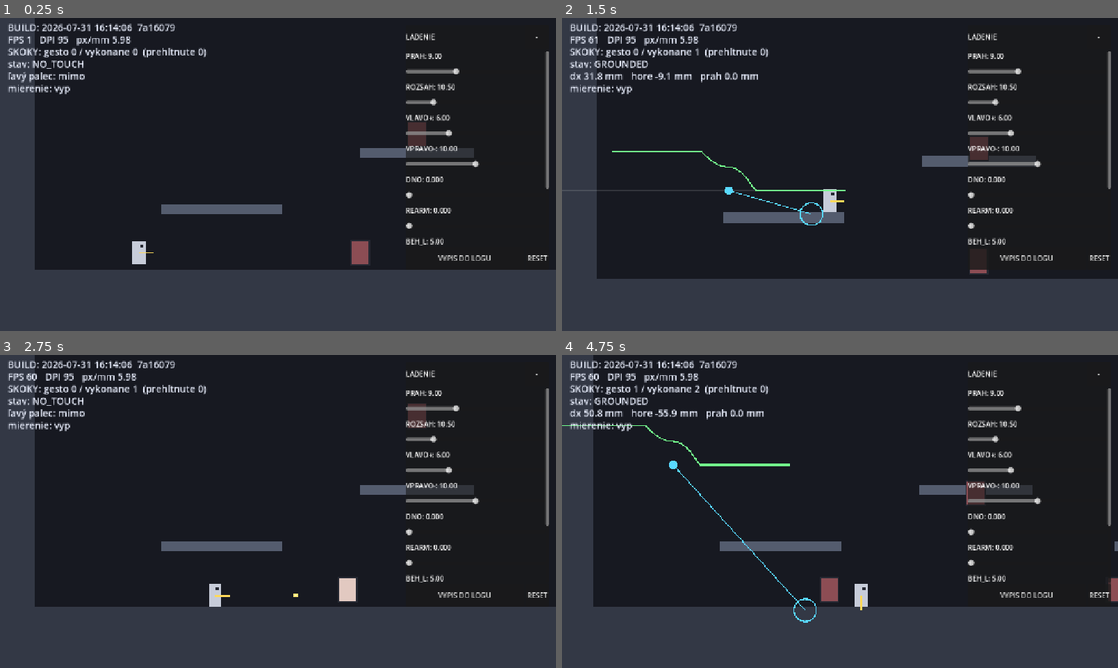
Above: before the commit, frames 1-4 (two rows, left to right).
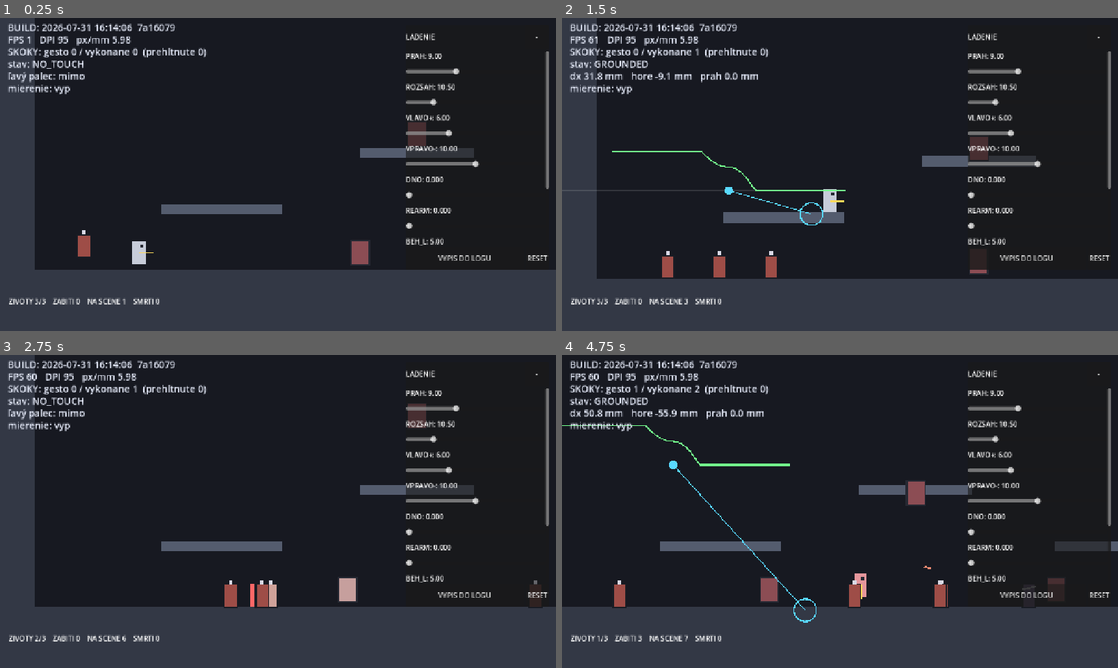
Above: after the commit, the same moments.

Repository: belispav/slavs
Game: Godot game, scene res://scenes/main.tscn
Same seed, same stepped clock (60 frames per second), same inputs: the game is played once before the commit and once after it.
Inputs (mouse positions are in pixels of both pictures, inside the frame that each line leads up to):
- Up to frame 1 (0.25 s): no input
- Up to frame 2 (1.5 s): tap Enter (ui_accept) at 0.5, 0.77 s; move the mouse to (962, 158) at 0.52 s; hold D 0.53-1.25 s; hold Space 0.53-1.25 s; click (962, 158) at 0.67 s; drag from (728, 190) to (979, 262) at 1.27 s
- Up to frame 3 (2.75 s): move the mouse to (333, 442) at 2.02 s; hold A from 2.03 s (still down); hold L from 2.03 s (still down)
- Up to frame 4 (4.75 s): release A at 2.75 s; release L at 2.75 s; drag from (812, 574) to (673, 464) at 2.77 s; move the mouse to (1006, 558) at 3.52 s; hold D 3.53-4.25 s; hold K 3.53-4.25 s; tap Enter (ui_accept) at 3.77 s; drag from (673, 464) to (806, 611) at 4.27 s

The runs differ from the first frame. In frame 1, 0.5% of the frame differs, in the area x 1-29%, y 67-92%; in frame 2, 0.8%; in frame 3, 1.2%; in frame 4, 7.7%, in the area x 0-100%, y 0-92%.

Commit message:
F2a: enemy hordes (rusher + thrower), player health and death, wave spawner, hostile projectiles, HUD

Diff:
--- a/volya/scripts/bullet.gd
+++ b/volya/scripts/bullet.gd
@@ -1,30 +1,38 @@
 extends Area2D
 
-## Pooled bullet — never freed, only shown/hidden (CLAUDE.md rule 5).
+## Pooled projectile - never freed, only shown/hidden (CLAUDE.md rule 5).
+## The same script serves the player and the enemies; only the layers differ.
 
 const RADIUS := 5.0
 
 var dir: Vector2 = Vector2.RIGHT
+var speed: float = 0.0
 var life: float = 0.0
 var active: bool = false
+var hostile: bool = false
 
 
 func _ready() -> void:
 	collision_layer = 0
-	collision_mask = Tuning.LAYER_TARGET
 	var cs := CollisionShape2D.new()
 	var circle := CircleShape2D.new()
 	circle.radius = RADIUS
 	cs.shape = circle
 	add_child(cs)
 	area_entered.connect(_on_area_entered)
+	body_entered.connect(_on_body_entered)
 	despawn()
 
 
-func spawn(pos: Vector2, direction: Vector2) -> void:
+func spawn(pos: Vector2, direction: Vector2, is_hostile: bool = false,
+		shot_speed: float = 0.0) -> void:
 	global_position = pos
 	dir = direction
+	hostile = is_hostile
+	speed = shot_speed if shot_speed > 0.0 else Tuning.BULLET_SPEED
 	life = Tuning.BULLET_LIFETIME
+	# Player shots look for enemies and dummy targets; enemy shots for the player.
+	collision_mask = Tuning.LAYER_PLAYER if hostile else Tuning.LAYER_TARGET
 	active = true
 	show()
 	set_physics_process(true)
@@ -39,20 +47,35 @@
 
 
 func _physics_process(delta: float) -> void:
-	global_position += dir * Tuning.BULLET_SPEED * delta
+	global_position += dir * speed * delta
 	life -= delta
 	if life <= 0.0:
 		despawn()
 
 
 func _on_area_entered(area: Area2D) -> void:
-	if not active:
+	if not active or hostile:
 		return
-	if area.has_method("hit"):
-		area.call("hit")
-	despawn()
+	# The hurtbox may be a child of the thing that actually takes damage.
+	var victim: Node = area
+	if not victim.has_method("hit") and area.get_parent() != null:
+		victim = area.get_parent()
+	if victim.has_method("hit"):
+		victim.call("hit")
+		despawn()
+
+
+func _on_body_entered(body: Node) -> void:
+	if not active or not hostile:
+		return
+	if body.has_method("take_damage"):
+		body.call("take_damage", 1, global_position)
+		despawn()
 
 
 func _draw() -> void:
-	draw_circle(Vector2.ZERO, RADIUS, Color(1.0, 0.90, 0.45))
-	draw_circle(Vector2.ZERO, RADIUS * 0.5, Color(1.0, 1.0, 0.85))
+	if hostile:
+		draw_line(-dir * 9.0, dir * 9.0, Color(0.95, 0.55, 0.45), 4.0)
+	else:
+		draw_circle(Vector2.ZERO, RADIUS, Color(1.0, 0.90, 0.45))
+		draw_circle(Vector2.ZERO, RADIUS * 0.5, Color(1.0, 1.0, 0.85))
--- /dev/null
+++ b/volya/scripts/enemy.gd
@@ -0,0 +1,143 @@
+extends CharacterBody2D
+
+## Pooled enemy. Two behaviours for now (plan 3.5 wants 8 types eventually):
+##   RUSHER  - closes distance and hurts on contact
+##   THROWER - keeps its distance and throws spears
+##
+## Enemies die in 1-3 hits and are generous to the player, per design pillar 1.
+## Defined by ROLE and EQUIPMENT only, never by origin or appearance
+## (CLAUDE.md hard content rule).
+
+signal died(at: Vector2)
+signal throw_requested(from: Vector2, dir: Vector2)
+
+enum Kind { RUSHER, THROWER }
+
+const SIZE := Vector2(30, 52)
+
+var kind: int = Kind.RUSHER
+var hp: int = 2
+var active: bool = false
+var target: Node2D
+
+var _flash: float = 0.0
+var _throw_cd: float = 0.0
+var _hurtbox: Area2D
+
+
+func _ready() -> void:
+	collision_layer = Tuning.LAYER_ENEMY
+	collision_mask = Tuning.LAYER_WORLD
+	floor_snap_length = 8.0
+
+	var cs := CollisionShape2D.new()
+	var rect := RectangleShape2D.new()
+	rect.size = SIZE
+	cs.shape = rect
+	add_child(cs)
+
+	# Bullets look for LAYER_TARGET, so the enemy carries a hurtbox on it.
+	_hurtbox = Area2D.new()
+	_hurtbox.collision_layer = Tuning.LAYER_TARGET
+	_hurtbox.collision_mask = 0
+	_hurtbox.monitoring = false
+	_hurtbox.monitorable = true
+	add_child(_hurtbox)
+	var hs := CollisionShape2D.new()
+	var hrect := RectangleShape2D.new()
+	hrect.size = SIZE * 1.15          # generous hitbox, favours the player
+	hs.shape = hrect
+	_hurtbox.add_child(hs)
+
+	despawn()
+
+
+func spawn(pos: Vector2, new_kind: int, player: Node2D) -> void:
+	global_position = pos
+	kind = new_kind
+	target = player
+	hp = Tuning.RUSHER_HP if kind == Kind.RUSHER else Tuning.THROWER_HP
+	velocity = Vector2.ZERO
+	_flash = 0.0
+	_throw_cd = randf() * Tuning.THROWER_INTERVAL
+	active = true
+	show()
+	set_physics_process(true)
+	set_deferred("monitorable", true)
+	_hurtbox.set_deferred("monitorable", true)
+
+
+func despawn() -> void:
+	active = false
+	hide()
+	set_physics_process(false)
+	if _hurtbox != null:
+		_hurtbox.set_deferred("monitorable", false)
+
+
+## Called by the player's bullets (via the hurtbox).
+func hit() -> void:
+	if not active:
+		return
+	hp -= 1
+	_flash = 1.0
+	if hp <= 0:
+		died.emit(global_position)
+		despawn()
+
+
+func _physics_process(delta: float) -> void:
+	if not is_on_floor():
+		velocity.y = minf(velocity.y + Tuning.ENEMY_GRAVITY * delta, 1800.0)
+	else:
+		velocity.y = 0.0
+
+	if target != null:
+		match kind:
+			Kind.RUSHER:
+				_think_rusher()
+			Kind.THROWER:
+				_think_thrower(delta)
+
+	move_and_slide()
+	if _flash > 0.0:
+		_flash = maxf(_flash - delta * 6.0, 0.0)
+	queue_redraw()
+
+
+func _think_rusher() -> void:
+	var dir: float = signf(target.global_position.x - global_position.x)
+	velocity.x = dir * Tuning.RUSHER_SPEED
+
+
+func _think_thrower(delta: float) -> void:
+	var to_target: Vector2 = target.global_position - global_position
+	var dist: float = absf(to_target.x)
+	var dir: float = signf(to_target.x)
+
+	# hold the preferred range: close in if far, back off if too close
+	if dist > Tuning.THROWER_KEEP_DISTANCE + 60.0:
+		velocity.x = dir * Tuning.THROWER_SPEED
+	elif dist < Tuning.THROWER_KEEP_DISTANCE - 60.0:
+		velocity.x = -dir * Tuning.THROWER_SPEED
+	else:
+		velocity.x = move_toward(velocity.x, 0.0, Tuning.THROWER_SPEED * 4.0 * delta)
+
+	_throw_cd -= delta
+	if _throw_cd <= 0.0 and dist < Tuning.THROWER_RANGE:
+		_throw_cd = Tuning.THROWER_INTERVAL
+		var aim: Vector2 = (target.global_position - global_position).normalized()
+		throw_requested.emit(global_position + aim * 30.0, aim)
+
+
+func _draw() -> void:
+	var base := Color(0.62, 0.30, 0.28) if kind == Kind.RUSHER else Color(0.40, 0.34, 0.52)
+	var col := base.lerp(Color(1.0, 0.96, 0.92), _flash)
+	draw_rect(Rect2(-SIZE * 0.5, SIZE), col)
+	draw_rect(Rect2(-SIZE * 0.5, SIZE), Color(0.10, 0.11, 0.14), false, 3.0)
+	# equipment marker, so the two roles read apart at a glance
+	if kind == Kind.RUSHER:
+		draw_rect(Rect2(Vector2(-4, -SIZE.y * 0.5 - 10), Vector2(8, 10)),
+			Color(0.85, 0.85, 0.9))
+	else:
+		draw_line(Vector2(-16, -14), Vector2(16, -22), Color(0.85, 0.85, 0.9), 4.0)
--- a/volya/scripts/main.gd
+++ b/volya/scripts/main.gd
@@ -9,7 +9,13 @@
 
 var player            # untyped on purpose: the script is attached at runtime
 var bullets: Array = []
+var enemies: Array = []
 var _bullet_next: int = 0
+var _spawn_cd: float = 0.0
+
+var kills: int = 0
+var deaths: int = 0
+var hud: Label
 
 
 func _ready() -> void:
@@ -17,13 +23,17 @@
 	_build_player()
 	_build_targets()
 	_build_bullet_pool()
+	_build_enemy_pool()
+	_build_hud()
 	var overlay_script: GDScript = load("res://scripts/debug_overlay.gd")
 	add_child(overlay_script.new())
 
 
-func _process(_delta: float) -> void:
+func _process(delta: float) -> void:
 	if player.global_position.y > Tuning.RESPAWN_Y:
-		player.respawn()
+		_restart()
+	_spawn_tick(delta)
+	_update_hud()
 
 
 # ---------------------------------------------------------------- level ---
@@ -78,6 +88,7 @@
 	player.spawn_point = player.global_position
 	player.set_camera_limits(LEVEL_LEFT - 80.0, LEVEL_RIGHT + 80.0, -500.0, GROUND_Y + 200.0)
 	player.fire_requested.connect(_on_fire_requested)
+	player.died.connect(_restart)
 
 
 func _build_targets() -> void:
@@ -110,11 +121,100 @@
 		bullets.append(b)
 
 
+func _build_enemy_pool() -> void:
+	var holder := Node2D.new()
+	holder.name = "Enemies"
+	add_child(holder)
+	var enemy_script: GDScript = load("res://scripts/enemy.gd")
+	for i in Tuning.ENEMY_POOL_SIZE:
+		var e = CharacterBody2D.new()
+		e.set_script(enemy_script)
+		holder.add_child(e)
+		e.died.connect(_on_enemy_died)
+		e.throw_requested.connect(_on_enemy_throw)
+		enemies.append(e)
+
+
+func _build_hud() -> void:
+	var layer := CanvasLayer.new()
+	layer.layer = 50
+	add_child(layer)
+	hud = Label.new()
+	hud.position = Vector2(20, 640)
+	layer.add_child(hud)
+
+
+# --------------------------------------------------------------- spawning ---
+
+func _alive_count() -> int:
+	var n: int = 0
+	for e in enemies:
+		if e.active:
+			n += 1
+	return n
+
+
+func _spawn_tick(delta: float) -> void:
+	_spawn_cd -= delta
+	if _spawn_cd > 0.0:
+		return
+	_spawn_cd = Tuning.SPAWN_INTERVAL
+	if _alive_count() >= Tuning.ENEMY_MAX_ALIVE:
+		return
+
+	var free_enemy = null
+	for e in enemies:
+		if not e.active:
+			free_enemy = e
+			break
+	if free_enemy == null:
+		return
+
+	# Appear just off either side of the camera, on the ground.
+	var side: float = 1.0 if randf() < 0.65 else -1.0
+	var x: float = clampf(
+		player.global_position.x + side * (640.0 + Tuning.SPAWN_MARGIN),
+		LEVEL_LEFT + 60.0, LEVEL_RIGHT - 60.0)
+	var kind: int = 1 if randf() < Tuning.THROWER_RATIO else 0
+	free_enemy.spawn(Vector2(x, GROUND_Y - 120.0), kind, player)
+
+
+func _on_enemy_died(_at: Vector2) -> void:
+	kills += 1
+
+
+func _on_enemy_throw(from: Vector2, dir: Vector2) -> void:
+	_fire(from, dir, true, Tuning.THROWER_SHOT_SPEED)
+
+
+func _restart() -> void:
+	deaths += 1
+	for e in enemies:
+		if e.active:
+			e.despawn()
+	for b in bullets:
+		if b.active:
+			b.despawn()
+	_spawn_cd = 1.2
+	player.respawn()
+
+
+func _update_hud() -> void:
+	hud.text = "ZIVOTY %d/%d    ZABITI %d    NA SCENE %d    SMRTI %d" % [
+		player.hp, Tuning.PLAYER_MAX_HP, kills, _alive_count(), deaths]
+
+
+# --------------------------------------------------------------- shooting ---
+
 func _on_fire_requested(from: Vector2, dir: Vector2) -> void:
+	_fire(from, dir, false, 0.0)
+
+
+func _fire(from: Vector2, dir: Vector2, hostile: bool, shot_speed: float) -> void:
 	for i in bullets.size():
 		var idx: int = (_bullet_next + i) % bullets.size()
 		var b = bullets[idx]
 		if not b.active:
-			b.spawn(from, dir)
+			b.spawn(from, dir, hostile, shot_speed)
 			_bullet_next = (idx + 1) % bullets.size()
 			return
--- a/volya/scripts/player.gd
+++ b/volya/scripts/player.gd
@@ -4,8 +4,14 @@
 ## Reads only the TouchController API, never raw touches.
 
 signal fire_requested(from: Vector2, dir: Vector2)
+signal health_changed(hp: int)
+signal died()
 
 const SIZE := Vector2(30, 54)
+
+var hp: int = Tuning.PLAYER_MAX_HP
+var _iframes: float = 0.0
+var _hurtbox: Area2D
 
 var aim_dir: Vector2 = Vector2.RIGHT
 var facing: int = 1
@@ -37,6 +43,18 @@
 	_cam.offset = Vector2(0, -60)
 	add_child(_cam)
 
+	# Contact damage from enemy bodies.
+	_hurtbox = Area2D.new()
+	_hurtbox.collision_layer = 0
+	_hurtbox.collision_mask = Tuning.LAYER_ENEMY
+	add_child(_hurtbox)
+	var hs := CollisionShape2D.new()
+	var hrect := RectangleShape2D.new()
+	hrect.size = SIZE * 0.8           # small hurtbox, favours the player
+	hs.shape = hrect
+	_hurtbox.add_child(hs)
+	_hurtbox.body_entered.connect(_on_body_touched)
+
 	_use_keyboard = OS.has_feature("pc")
 	Touch.jump_pressed.connect(_on_jump)
 
@@ -51,6 +69,31 @@
 func respawn() -> void:
 	global_position = spawn_point
 	velocity = Vector2.ZERO
+	hp = Tuning.PLAYER_MAX_HP
+	_iframes = 0.0
+	health_changed.emit(hp)
+
+
+func _on_body_touched(_body: Node) -> void:
+	take_damage(Tuning.ENEMY_CONTACT_DAMAGE, Vector2.ZERO)
+
+
+## Called by enemy bodies on contact and by enemy projectiles.
+func take_damage(amount: int, from_pos: Vector2) -> void:
+	if _iframes > 0.0 or hp <= 0:
+		return
+	hp -= amount
+	_iframes = Tuning.PLAYER_IFRAMES
+	var away: float = 1.0
+	if from_pos != Vector2.ZERO:
+		away = signf(global_position.x - from_pos.x)
+		if is_zero_approx(away):
+			away = 1.0
+	velocity.x = away * Tuning.PLAYER_KNOCKBACK.x
+	velocity.y = Tuning.PLAYER_KNOCKBACK.y
+	health_changed.emit(hp)
+	if hp <= 0:
+		died.emit()
 
 
 ## A jump gesture never fails outright — it is buffered and fires as soon as
@@ -84,6 +127,7 @@
 		_coyote = maxf(_coyote - delta, 0.0)
 		velocity.y = minf(velocity.y + Tuning.GRAVITY * delta, Tuning.MAX_FALL_SPEED)
 
+	_iframes = maxf(_iframes - delta, 0.0)
 	_consume_jump_buffer(delta)
 	move_and_slide()
 	_update_aim(delta)
@@ -149,7 +193,11 @@
 # --------------------------------------------------------------- visuals ---
 
 func _draw() -> void:
-	draw_rect(Rect2(-SIZE * 0.5, SIZE), Color(0.78, 0.80, 0.85))
+	var body := Color(0.78, 0.80, 0.85)
+	if _iframes > 0.0:
+		# blink while invulnerable
+		body = body.lerp(Color(1.0, 0.4, 0.4), 0.5 + 0.5 * sin(_iframes * 45.0))
+	draw_rect(Rect2(-SIZE * 0.5, SIZE), body)
 	# facing marker
 	draw_rect(Rect2(Vector2(float(facing) * 6.0 - 4.0, -SIZE.y * 0.5 + 8.0),
 		Vector2(8, 8)), Color(0.15, 0.16, 0.2))
--- a/volya/scripts/tuning.gd
+++ b/volya/scripts/tuning.gd
@@ -24,6 +24,32 @@
 const BULLET_POOL_SIZE: int = 96
 const MUZZLE_DISTANCE: float = 34.0
 
+# --- Player survivability ---
+const PLAYER_MAX_HP: int = 3
+const PLAYER_IFRAMES: float = 0.9     # invulnerable window after taking a hit
+const PLAYER_KNOCKBACK: Vector2 = Vector2(240.0, -320.0)
+
+# --- Enemies ---
+const ENEMY_POOL_SIZE: int = 48
+const ENEMY_MAX_ALIVE: int = 26       # design pillar: 15-30 on screen
+const ENEMY_GRAVITY: float = 2200.0
+const ENEMY_CONTACT_DAMAGE: int = 1
+
+const RUSHER_HP: int = 2
+const RUSHER_SPEED: float = 230.0
+
+const THROWER_HP: int = 2
+const THROWER_SPEED: float = 95.0
+const THROWER_KEEP_DISTANCE: float = 430.0
+const THROWER_RANGE: float = 700.0
+const THROWER_INTERVAL: float = 1.7
+const THROWER_SHOT_SPEED: float = 620.0
+
+# --- Spawning ---
+const SPAWN_INTERVAL: float = 0.5
+const SPAWN_MARGIN: float = 220.0     # how far off-screen enemies appear
+const THROWER_RATIO: float = 0.3
+
 # --- World ---
 const RESPAWN_Y: float = 1400.0       # falling below this respawns the player
 
@@ -31,3 +57,4 @@
 const LAYER_WORLD: int = 1
 const LAYER_PLAYER: int = 2
 const LAYER_TARGET: int = 4
+const LAYER_ENEMY: int = 8
